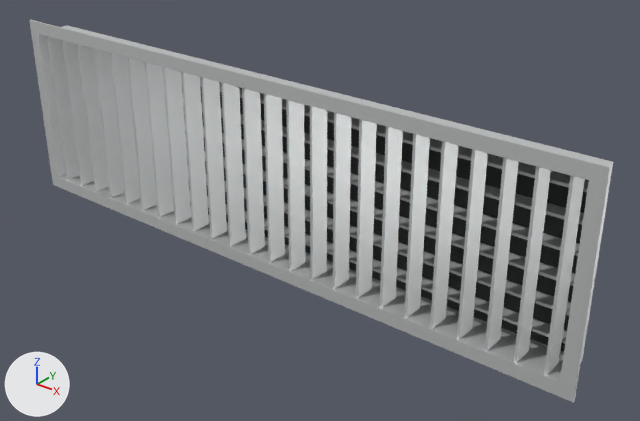
Two versions of the glTF model STAIANO-3D/public/models/ecoclima/ebia/ecoclima-ebia-1000x300.glb, one commit apart.
Camera for both pictures: a 50 mm lens placed at (0.793, -0.844, 0.509), pointed at (0.072, 0.058, -0.05). Every picture has the same lights, and +X, +Y and +Z are marked at lower left. The picture after the commit comes second.
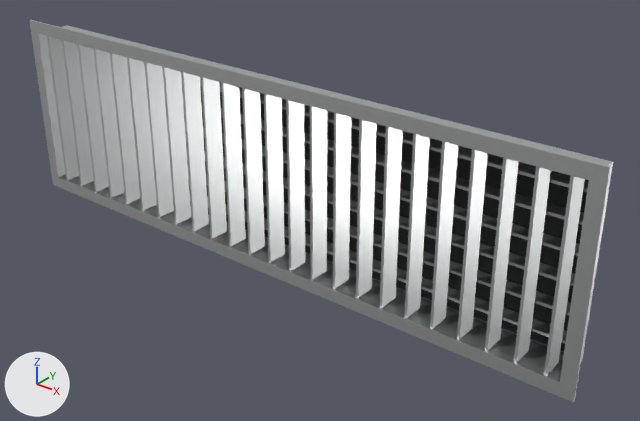
What differs and where, as boxes (x1, y1, x2, y2) in the pictures (640 x 421 px):
'Profile_cornice.012', surface changed
    both: (29, 20, 611, 185)
'Profile_cornice.013', surface changed
    both: (52, 175, 577, 403)
'Profile_ritorno.013', surface changed
    both: (61, 175, 582, 380)
'Profile_cornice.015', surface changed (darker)
    both: (560, 181, 608, 389)
'Profile_aletta_verticale.081', surface changed
    both: (380, 127, 403, 307)
'Profile_aletta_verticale.082', surface changed
    both: (404, 134, 430, 318)
'Profile_aletta_verticale.080', surface changed
    both: (356, 119, 377, 298)
'Profile_aletta_verticale.083', surface changed
    both: (430, 141, 458, 328)
'Profile_aletta_verticale.079', surface changed
    both: (333, 113, 352, 288)
'Profile_aletta_verticale.084', surface changed
    both: (457, 149, 488, 339)
'Profile_aletta_verticale.078', surface changed
    both: (310, 106, 327, 279)
'Profile_aletta_verticale.077', surface changed
    both: (286, 100, 305, 271)
'Profile_aletta_verticale.085', surface changed
    both: (485, 158, 519, 351)
'Profile_aletta_verticale.076', surface changed
    both: (264, 94, 285, 262)
'Profile_aletta_verticale.075', surface changed (lighter)
    both: (242, 88, 265, 254)
'Profile_aletta_verticale.086', surface changed
    both: (514, 166, 551, 362)
'Profile_aletta_verticale.074', surface changed (lighter)
    both: (221, 83, 246, 246)
'Profile_aletta_verticale.073', surface changed (lighter)
    both: (201, 77, 227, 239)
'Profile_aletta_verticale.087', surface changed
    both: (544, 176, 585, 375)
'Profile_aletta_verticale.072', surface changed (lighter)
    both: (181, 72, 209, 231)
'Profile_aletta_verticale.071', surface changed
    both: (163, 67, 191, 224)
'Profile_aletta_verticale.070', surface changed
    both: (144, 62, 174, 217)
'Profile_aletta_verticale.069', surface changed
    both: (127, 58, 157, 210)
'Profile_ritorno.012', surface changed
    both: (62, 25, 613, 166)
'Profile_aletta_verticale.068', surface changed
    both: (110, 53, 140, 204)
'Profile_aletta_verticale.067', surface changed
    both: (94, 49, 124, 198)
'Profile_aletta_orizzontale.024', surface changed
    both: (189, 190, 567, 343)
'Profile_aletta_orizzontale.025', surface changed
    both: (188, 173, 571, 315)
'Profile_aletta_orizzontale.026', surface changed
    both: (186, 145, 575, 286)
'Profile_aletta_orizzontale.028', surface changed
    both: (183, 102, 584, 225)
'Profile_aletta_orizzontale.027', surface changed
    both: (185, 127, 580, 256)
'Profile_aletta_orizzontale.029', surface changed
    both: (181, 73, 589, 193)
'Profile_cornice.014', surface changed
    both: (31, 32, 60, 177)

What changed in the scene script:
```text
Change mat_profile_metallo:
    mat_profile_metallo.metallic: 0.55 -> 0.95
    mat_profile_metallo.roughness: 0.42 -> 0.36
```
